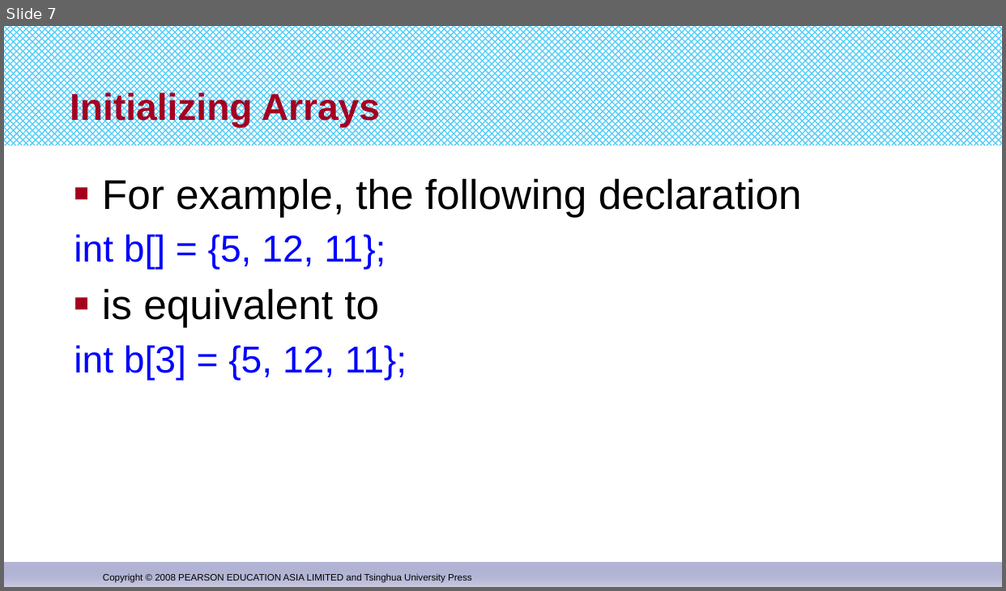
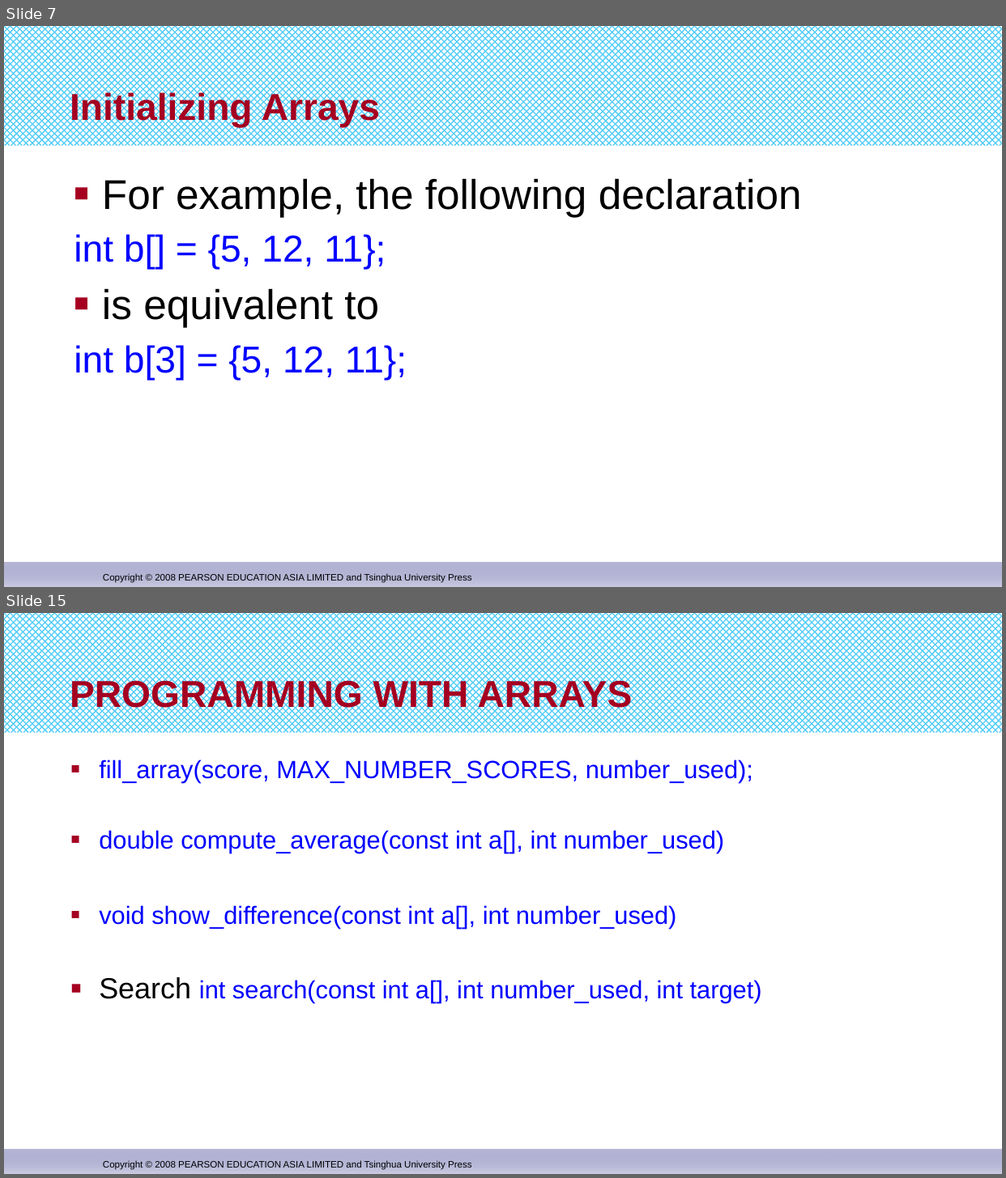
Before and after one commit to djuanbei/CPLUSPLUS, a slide deck: ppt/chapter 7.pptx. Shown one above the other, each under a label of ours: slide 7 before the commit, slides 7 and 15 after it; the slides between them are not shown. The pictures are 1006x591 and 1006x1178 pixels, drawn with LibreOffice and Linux fonts; fonts in the diff are those of the drawing. Boxes give left, top, right and bottom in pixels: in the first picture for what was removed or moved away, otherwise in the second. Text is boxed around its words. In the diff, an @@ line names an element or a change of style, - is before the commit and + after.

```diff
--- a/ppt/chapter 7.pptx
+++ b/ppt/chapter 7.pptx
@@ slide 15 added at <box>4,613,1002,1174</box>, background #FFFFFF; not listed: 3 template elements that a slide beside it also shows @@
@@ title added at <box>70,678,633,715</box>, 36 pt, text #A50021, bold @@
+PROGRAMMING WITH ARRAYS
@@ text added at <box>99,760,762,1003</box>, 24 pt, text #0000FF @@
+■ fill_array(score, MAX_NUMBER_SCORES, number_used);
+■ double compute_average(const int a[], int number_used)
+■ void show_difference(const int a[], int number_used)
+■ Search int search(const int a[], int number_used, int target)
```
Also in this commit, not shown: 16 other slides added, 2 other files.
